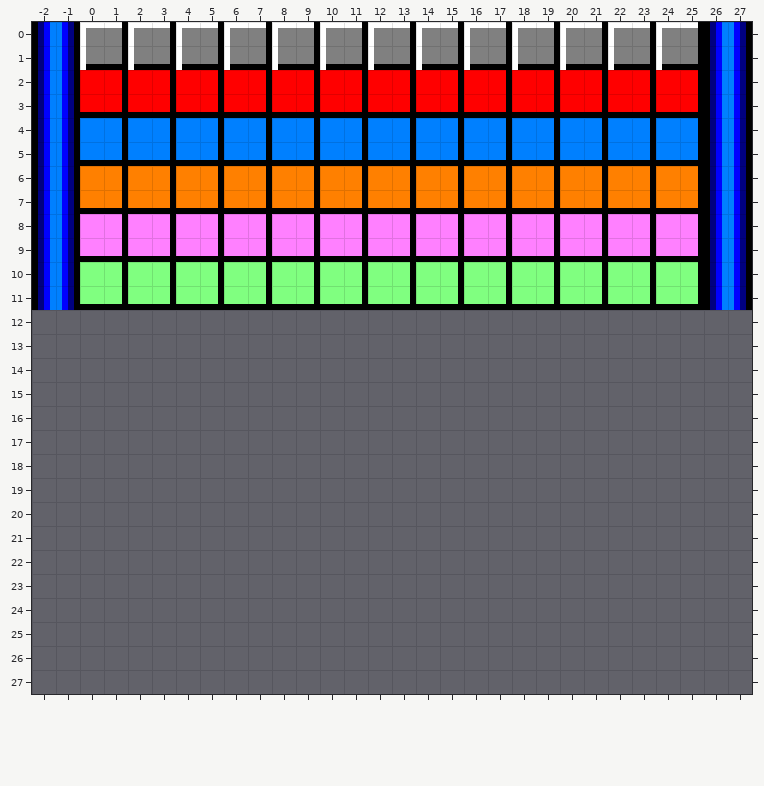
Level history. Tiled map: assets/level-01-blocks.tmx. Above: the version before the commit.
Cells are 4x4 px. Shown: x -2..27, y 0..27. The old version is drawn lined up with the new one.
Once edited:
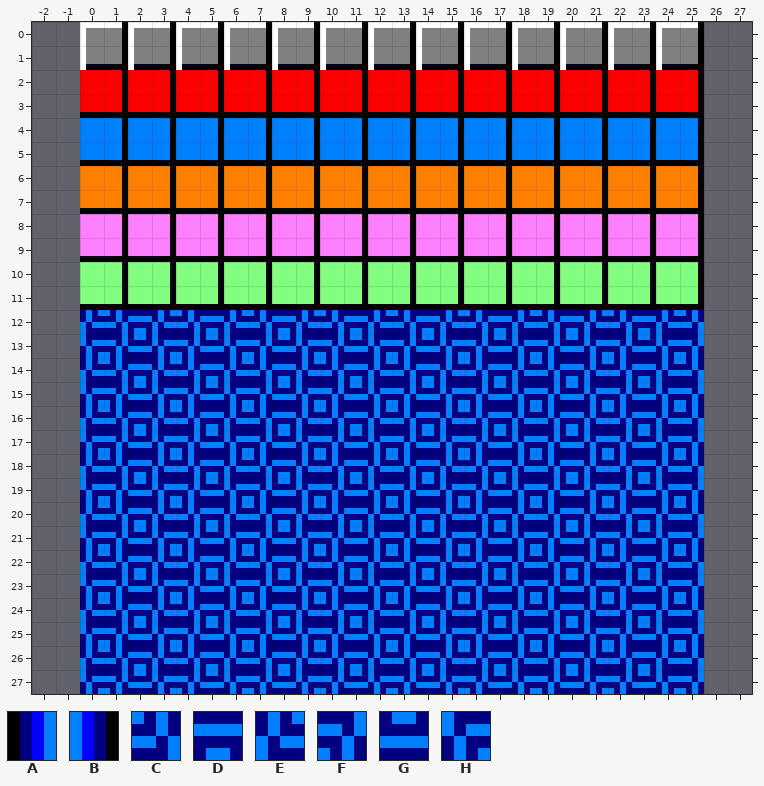
Key: from "tileset": A 45, B 46, C 49, D 50, E 51, F 69, G 70, H 71.
_ is an empty cell, . an unchanged one.
From old to new:
map size 30x12 -> 26x28 cells (old content now starts at -2,0; both pictures use the new coordinates)
--- layer "Tile Layer 1"
@@ x -2..27 @@
- 0 AB..........................AB
- 1 AB..........................AB
- 2 AB..........................AB
- 3 AB..........................AB
- 4 AB..........................AB
- 5 AB..........................AB
- 6 AB..........................AB
- 7 AB..........................AB
- 8 AB..........................AB
- 9 AB..........................AB
-10 AB..........................AB
-11 AB..........................AB
-12 ..__________________________..
-13 ..__________________________..
-14 ..__________________________..
-15 ..__________________________..
-16 ..__________________________..
-17 ..__________________________..
-18 ..__________________________..
-19 ..__________________________..
-20 ..__________________________..
-21 ..__________________________..
-22 ..__________________________..
-23 ..__________________________..
-24 ..__________________________..
-25 ..__________________________..
-26 ..__________________________..
-27 ..__________________________..
+ 0 __..........................__
+ 1 __..........................__
+ 2 __..........................__
+ 3 __..........................__
+ 4 __..........................__
+ 5 __..........................__
+ 6 __..........................__
+ 7 __..........................__
+ 8 __..........................__
+ 9 __..........................__
+10 __..........................__
+11 __..........................__
+12 ..ECDECDECDECDECDECDECDECDEC..
+13 ..HFGHFGHFGHFGHFGHFGHFGHFGHF..
+14 ..ECDECDECDECDECDECDECDECDEC..
+15 ..HFGHFGHFGHFGHFGHFGHFGHFGHF..
+16 ..ECDECDECDECDECDECDECDECDEC..
+17 ..HFGHFGHFGHFGHFGHFGHFGHFGHF..
+18 ..ECDECDECDECDECDECDECDECDEC..
+19 ..HFGHFGHFGHFGHFGHFGHFGHFGHF..
+20 ..ECDECDECDECDECDECDECDECDEC..
+21 ..HFGHFGHFGHFGHFGHFGHFGHFGHF..
+22 ..ECDECDECDECDECDECDECDECDEC..
+23 ..HFGHFGHFGHFGHFGHFGHFGHFGHF..
+24 ..ECDECDECDECDECDECDECDECDEC..
+25 ..HFGHFGHFGHFGHFGHFGHFGHFGHF..
+26 ..ECDECDECDECDECDECDECDECDEC..
+27 ..HFGHFGHFGHFGHFGHFGHFGHFGHF..
